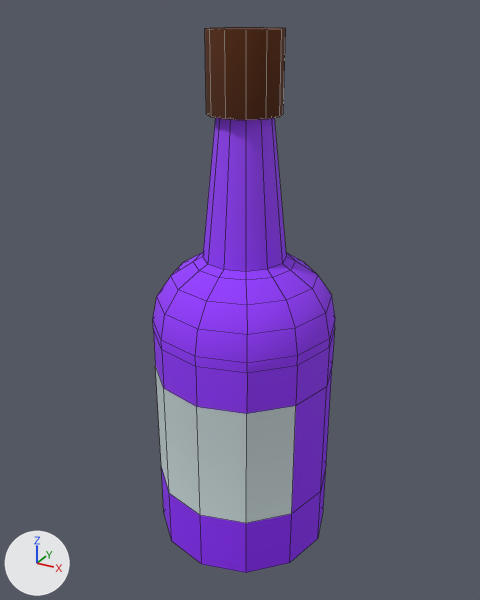
The FBX model Assets/Models/Environment/meshes/bichos/botella.fbx, before and after one commit.
The view is the same before and after, from a 50 mm lens placed at (-0.738, -0.738, 0.737), pointed at (-1.144, 0.0, 0.368). The axes (+X, +Y, +Z) are drawn at lower left. The lights are the same throughout. Mesh edges are drawn as thin lines. Where no turn or scale is listed for an object, it has been applied to the vertices.

Names of what the first picture shows: 'botella'.
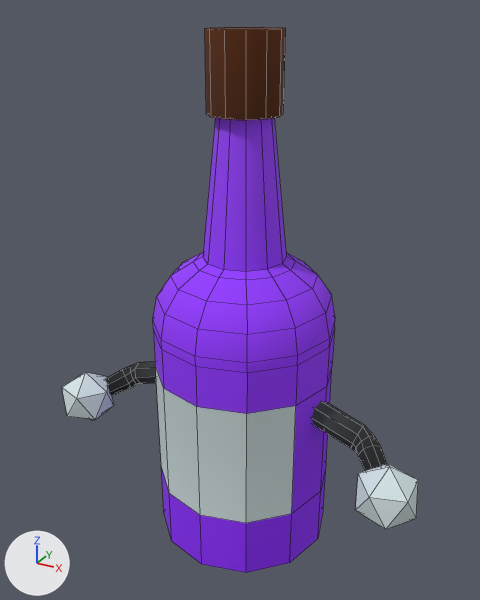
Location of each change, [x1, y1, x2, y2] in pixels of the pictures (480 x 600 px):
'botella', reshaped (95% wider)
    before: [153, 27, 335, 573]
    after: [62, 27, 418, 573]
part 1 of me_botella_002, added
    after: [62, 372, 114, 420]
part 2 of me_botella_002, added
    after: [356, 464, 418, 529]
part 3 of me_botella_002, added (black)
    after: [105, 361, 156, 396]
part 4 of me_botella_002, added (black)
    after: [312, 402, 386, 471]

What the commit changed:
me_botella_002 is used by ob_botella; location (-1.137, 0.0, 0.0).
me_botella_002 had 144 vertices, 134 faces and spanned x -0.127..0.127, y -0.127..0.127, z 0.002..0.715.
me_botella_002 now has 248 vertices, 242 faces and spans x -0.275..0.279, y -0.127..0.127, z 0.002..0.715.
me_botella_002 part 1: a new loose piece, an icosphere of 20 faces spanning x -0.275..-0.198, y -0.109..-0.035, z 0.141..0.227, in mat_all (picture img_pallete_texture_png).
me_botella_002 part 2: a new loose piece, an icosphere of 20 faces spanning x 0.202..0.279, y -0.109..-0.035, z 0.141..0.227, in mat_all (picture img_pallete_texture_png).
me_botella_002 part 3: a new loose piece of 40 vertices spanning x -0.231..-0.092, y -0.061..0.007, z 0.176..0.256, in mat_all (picture img_pallete_texture_png).
me_botella_002 part 4: a new loose piece of 40 vertices spanning x 0.096..0.235, y -0.061..0.007, z 0.176..0.256, in mat_all (picture img_pallete_texture_png).
